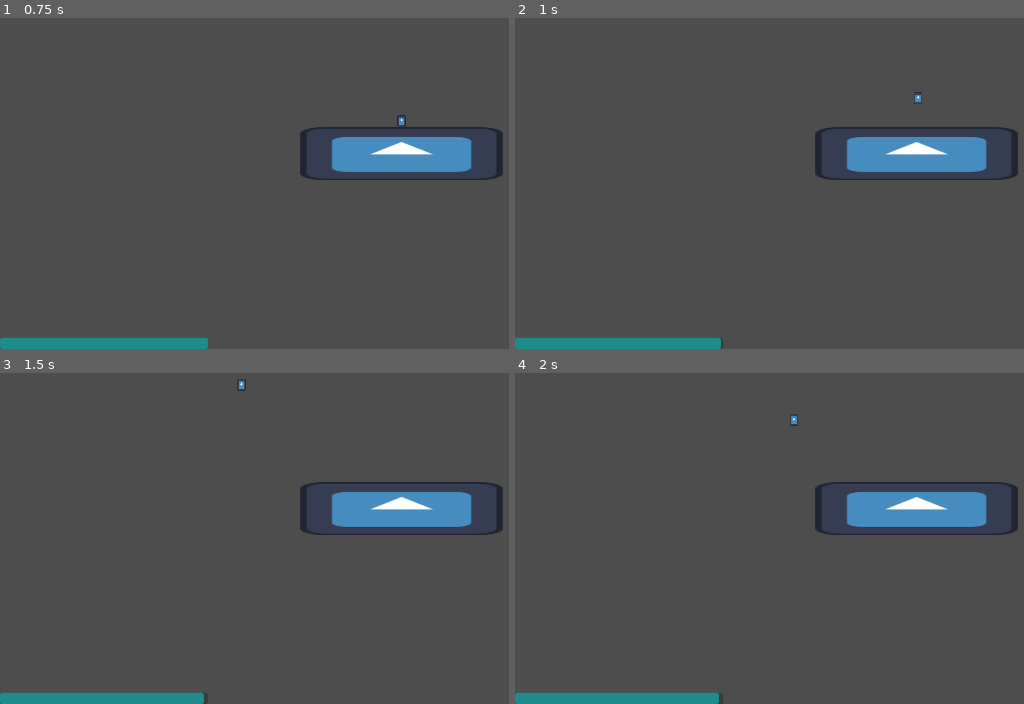
Above: before the commit, frames 1-4 (two rows, left to right).
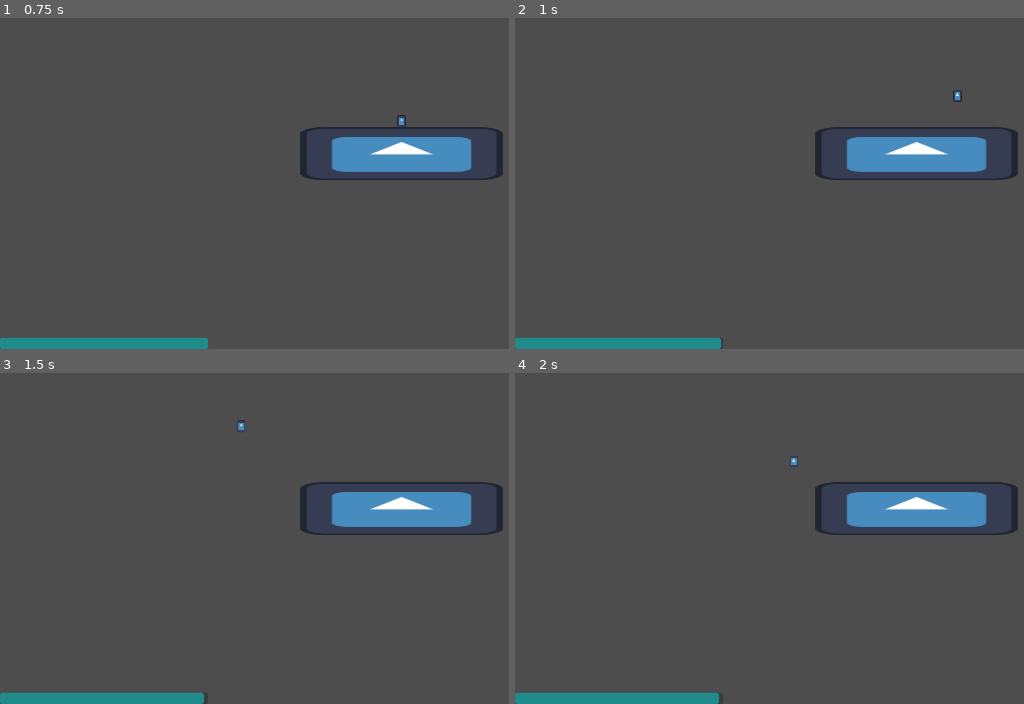
Above: after the commit, the same moments.

Repository: aragocz/game
Game: Godot game, scene res://test.tscn
Two runs of this game, one before a commit and one after it. Both use one fixed random seed, a clock stepped at 60 frames per second and the inputs below. The engine's default icon, where the game draws it, is replaced by a stand-in: a white triangle on a blue panel in a dark square.
Inputs (mouse positions are in pixels of both pictures, inside the frame that each line leads up to):
- Up to frame 1 (0.75 s): tap Enter at 0.5 s; move the mouse to (outside the picture) at 0.52 s; hold D (right) from 0.53 s (still down); hold Ctrl (slide) from 0.53 s (still down)
- Up to frame 2 (1 s): keep holding D (right); keep holding Ctrl (slide); tap W (up) at 0.77 s; tap Shift (slow) at 0.8 s
- Up to frame 3 (1.5 s): keep holding D (right); tap W (up) at 1.07 s; tap R (debug_restart) at 1.25 s; move the mouse to (239, 502) at 1.27 s; release Ctrl (slide) at 1.28 s; tap Shift (slow) at 1.35 s
- Up to frame 4 (2 s): keep holding D (right); tap W (up) at 1.52, 1.55, 1.82 s

Frame 1 is identical in both runs. In frame 2, less than 0.1% of the frame differs, in the area x 78-88%, y 21-26%; in frame 3, less than 0.1%, in the area x 46-49%, y 2-18%; in frame 4, less than 0.1%.

Commit message:
dash, temporary radial calculation

Diff:
--- a/character_body_2d.gd
+++ b/character_body_2d.gd
@@ -5,11 +5,12 @@
 var slowed:bool = false;
 var falling:bool = false;
 var recovering_timeslow:bool = false;
-var timeslow_timer:Node = null; #node
-var timeslow_recovery_timer:Node = null; #node
+var timeslow_timer:Timer = null; #node
+var timeslow_recovery_timer:Timer = null; #node
 var timeslow:float = 5; #seconds
 var timeslow_left:float = 5; # seconds
 var timeslow_recovery_modifier:float = 1; #slowed seconds recovered per second
+var projection:Sprite2D = null; #projection during dash
 signal timeslow_tick(percentage_left:float, recovering:bool);
 
 func _ready() -> void:
@@ -29,12 +30,12 @@
 	#endif
 	if is_on_floor():
 
-		if (Input.is_action_pressed("down") or Input.is_action_pressed("left") or Input.is_action_pressed("right")) and not Input.is_action_pressed("slide"):
+		if (Input.is_action_pressed("down") or Input.is_action_pressed("left") or Input.is_action_pressed("right")) and not Input.is_action_pressed("slide") and not slowed:
 			velocity = clamp(velocity + Input.get_vector("left", "right", "dev_null", "down") * speed * delta, Vector2(-5000,-5000), Vector2(5000, 5000));
 		if not(Input.is_action_pressed("down") or Input.is_action_pressed("left") or Input.is_action_pressed("right") or Input.is_action_pressed("slide")):
 			velocity *= 0.85;
 
-		if Input.is_action_just_pressed("up"):
+		if Input.is_action_just_pressed("up") and not slowed:
 			velocity.y -= jump;
 		move_and_slide();
 		#endif
@@ -42,16 +43,23 @@
 #endfunc
 
 func _process(_delta: float) -> void:
+	#Time slow + dash
 	if Input.is_action_just_pressed("slow") and timeslow_left > 1:
 		timeslow_timer.set_paused(false);
 		slowed = true;
 		Engine.time_scale = 0.2;
+		projection = Sprite2D.new();
+		projection.texture = load("res://icon.svg");
+		projection.scale = self.get_node("CharSprite").scale;
+		self.add_child(projection);
 	#endif
 	if Input.is_action_just_released("slow"):
-		normalSpeed()
+		if is_instance_valid(projection): self.global_position = projection.global_position;
+		normalSpeed();
 	#endif
 	if slowed:
 		emit_signal("timeslow_tick", (timeslow_timer.get_time_left()/timeslow)*100);
+		projection.position = radialPosition(self.get_local_mouse_position(), 100);
 		#endif
 	#endif
 
@@ -83,7 +91,17 @@
 	Engine.time_scale = 1;
 	timeslow_left = timeslow_timer.get_time_left();
 	timeslow_timer.set_paused(true);
+	if is_instance_valid(projection): projection.queue_free();
 
 func _on_timeslowRecovery() -> void:
 	timeslow_left = clamp(timeslow_left + timeslow_recovery_modifier, 0, timeslow);
 	timeslow_timer.start(timeslow_left);
+
+func componentClamp(vector:Vector2, minV:Vector2, maxV:Vector2) -> Vector2:
+	return Vector2(clamp(vector.x, minV.x, maxV.x), clamp(vector.y, minV.y, maxV.y));
+
+func radialPosition(vector:Vector2, radius:float) -> Vector2:
+	var partX = radius*(vector.x/(abs(vector.x)+abs(vector.y)));
+	var partY = radius*(vector.y/(abs(vector.x)+abs(vector.y)));
+	print(abs(partX)+abs(partY))
+	return Vector2(partX, partY)
--- a/project.godot
+++ b/project.godot
@@ -24,6 +24,10 @@
 [editor]
 
 naming/default_signal_callback_name="_on_{node_Name}{Signal_name}"
+
+[editor_plugins]
+
+enabled=PackedStringArray("res://addons/godot_super-wakatime/plugin.cfg")
 
 [input]
 
--- a/test.tscn
+++ b/test.tscn
@@ -32,7 +32,7 @@
 safe_margin = 0.3
 script = ExtResource("2_8uh7m")
 
-[node name="Sprite2D" type="Sprite2D" parent="CharacterBody2D"]
+[node name="CharSprite" type="Sprite2D" parent="CharacterBody2D"]
 position = Vector2(1.90735e-06, 0.999998)
 scale = Vector2(0.15625, 0.21875)
 texture = ExtResource("1_37kl0")
Not shown, added: DOTHISFIRST.txt
Not shown, added: addons/godot_super-wakatime/api_key_prompt.tscn
Not shown, added: addons/godot_super-wakatime/counter.tscn
Not shown, added: addons/godot_super-wakatime/decompressor.gd
Not shown, added: addons/godot_super-wakatime/decompressor.gd.uid
Not shown, added: addons/godot_super-wakatime/godot_super-wakatime.gd
Not shown, added: addons/godot_super-wakatime/godot_super-wakatime.gd.uid
Not shown, added: addons/godot_super-wakatime/heartbeat.gd
Not shown, added: addons/godot_super-wakatime/heartbeat.gd.uid
Not shown, added: addons/godot_super-wakatime/plugin.cfg
Not shown, added: addons/godot_super-wakatime/utils.gd
Not shown, added: addons/godot_super-wakatime/utils.gd.uid
(and 10 more such lines)
